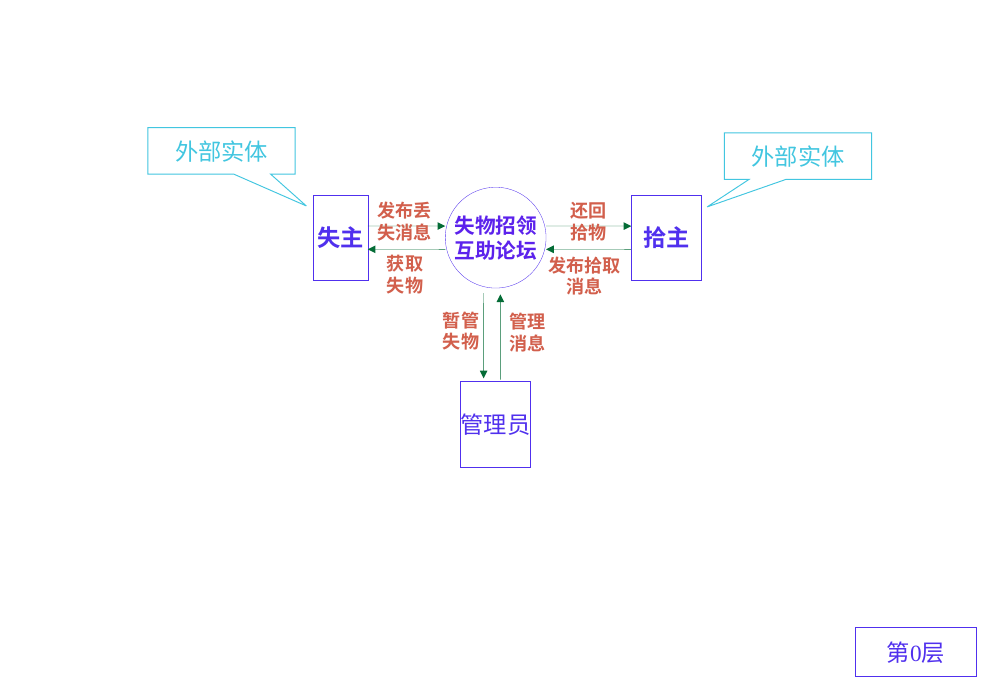
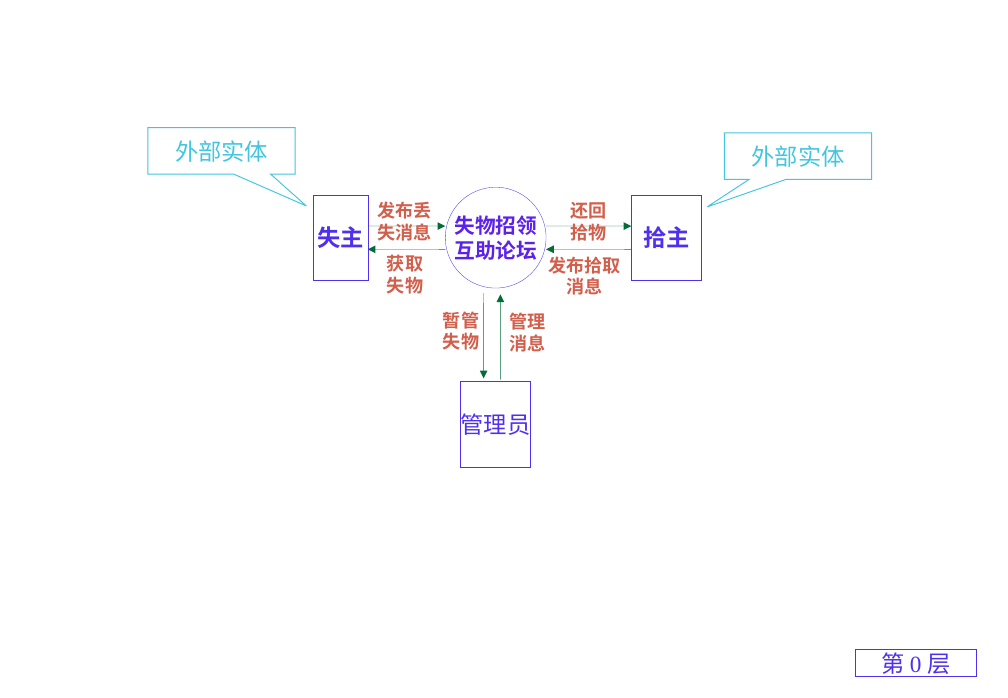
Before and after one commit to SailHe/lost_and_found, a slide deck: slide 1 of docs/2-可行性分析-数据流图.ppt. Drawn at 1008x698 pixels with LibreOffice and Linux fonts; fonts in the diff are those of the drawing. Boxes give left, top, right and bottom in pixels: in the first picture for what was removed or moved away, otherwise in the second. Text is boxed around its words. In the diff, an @@ line names an element or a change of style, - is before the commit and + after.

Commit message:
PPT Test

```diff
--- a/docs/2-可行性分析-数据流图.ppt
+++ b/docs/2-可行性分析-数据流图.ppt
@@ rectangle "第 0 层": place and size @@
-rectangle "第 0 层" at <box>855,627,976,675</box>
+rectangle "第 0 层" at <box>855,649,976,676</box>
@@ text in rectangle at <box>881,649,950,677</box>: spaces changed @@
-第0层
+第 0 层
```
